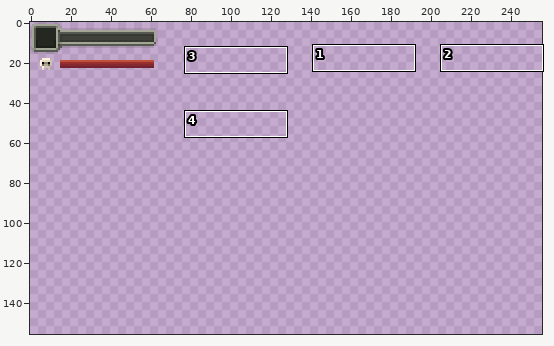
Two versions of one sprite sheet, android/assets/boss_hp.png. The first picture is a wide view before the edit; the outline marks the close-up.
Close-up. The starting point:
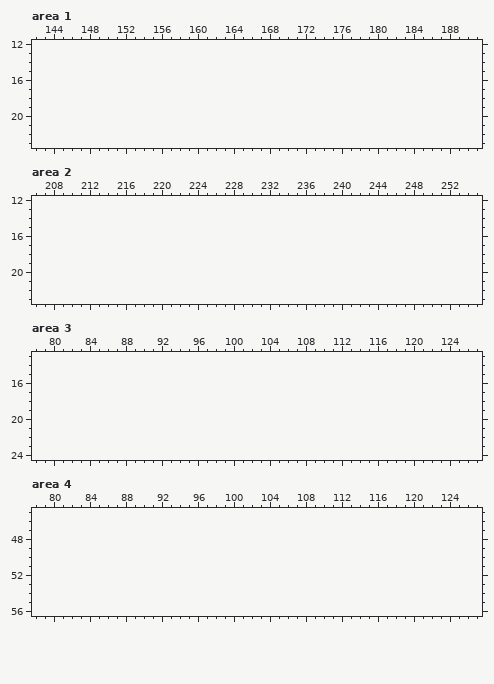
The file is 64x32 pixels. Colours within 5 levels of each other are drawn and written as one. Shown: area 1: x 142..191, y 12..23; area 2: x 206..255, y 12..23; area 3: x 78..127, y 13..24; area 4: x 78..127, y 45..56. The old version is drawn lined up with the new one, on the new canvas. The wide view leaves out empty margins. The commit also changed other parts of the picture, which this record leaves out.
The result:
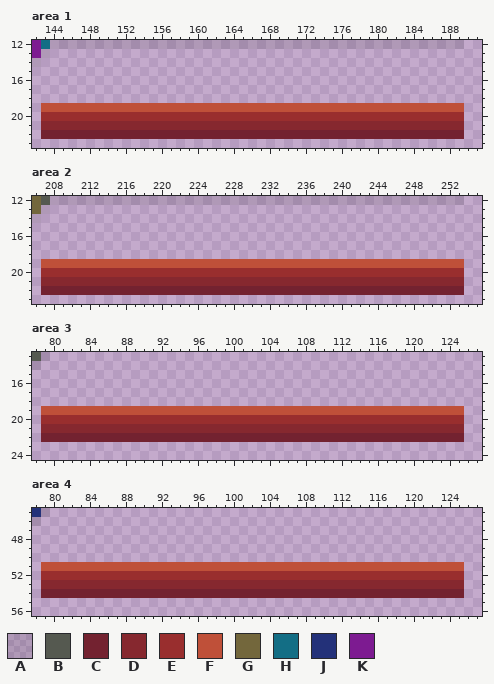
Palette (. is transparent): A #0000001a  B #555950  C #732230  D #86282f  E #992e2e  F #bf5039  G #73673c  H #136e85  J #233179  K #7d1b91
Edits made:
canvas 64x32 -> 256x175
Area 1:
y 12: x 142..189 ................................................ -> KHAAAAAAAAAAAAAAAAAAAAAAAAAAAAAAAAAAAAAAAAAAAAAA
y 13: x 142..143 .. -> KA
y 14: x 142 . -> A
y 19: x 143..189 ............................................... -> FFFFFFFFFFFFFFFFFFFFFFFFFFFFFFFFFFFFFFFFFFFFFFF
y 20: x 143..189 ............................................... -> EEEEEEEEEEEEEEEEEEEEEEEEEEEEEEEEEEEEEEEEEEEEEEE
y 21: x 143..189 ............................................... -> DDDDDDDDDDDDDDDDDDDDDDDDDDDDDDDDDDDDDDDDDDDDDDD
y 22: x 143..189 ............................................... -> CCCCCCCCCCCCCCCCCCCCCCCCCCCCCCCCCCCCCCCCCCCCCCC
Area 2:
y 12: x 206..253 ................................................ -> GBAAAAAAAAAAAAAAAAAAAAAAAAAAAAAAAAAAAAAAAAAAAAAA
y 13: x 206..207 .. -> GA
y 14: x 206 . -> A
y 19: x 207..253 ............................................... -> FFFFFFFFFFFFFFFFFFFFFFFFFFFFFFFFFFFFFFFFFFFFFFF
y 20: x 207..253 ............................................... -> EEEEEEEEEEEEEEEEEEEEEEEEEEEEEEEEEEEEEEEEEEEEEEE
y 21: x 207..253 ............................................... -> DDDDDDDDDDDDDDDDDDDDDDDDDDDDDDDDDDDDDDDDDDDDDDD
y 22: x 207..253 ............................................... -> CCCCCCCCCCCCCCCCCCCCCCCCCCCCCCCCCCCCCCCCCCCCCCC
Area 3:
y 13: x 78..79 .. -> BA
y 14: x 78 . -> A
y 19: x 79..125 ............................................... -> FFFFFFFFFFFFFFFFFFFFFFFFFFFFFFFFFFFFFFFFFFFFFFF
y 20: x 79..125 ............................................... -> EEEEEEEEEEEEEEEEEEEEEEEEEEEEEEEEEEEEEEEEEEEEEEE
y 21: x 79..125 ............................................... -> DDDDDDDDDDDDDDDDDDDDDDDDDDDDDDDDDDDDDDDDDDDDDDD
y 22: x 79..125 ............................................... -> CCCCCCCCCCCCCCCCCCCCCCCCCCCCCCCCCCCCCCCCCCCCCCC
Area 4:
y 45: x 78..79 .. -> JA
y 46: x 78 . -> A
y 51: x 79..125 ............................................... -> FFFFFFFFFFFFFFFFFFFFFFFFFFFFFFFFFFFFFFFFFFFFFFF
y 52: x 79..125 ............................................... -> EEEEEEEEEEEEEEEEEEEEEEEEEEEEEEEEEEEEEEEEEEEEEEE
y 53: x 79..125 ............................................... -> DDDDDDDDDDDDDDDDDDDDDDDDDDDDDDDDDDDDDDDDDDDDDDD
y 54: x 79..125 ............................................... -> CCCCCCCCCCCCCCCCCCCCCCCCCCCCCCCCCCCCCCCCCCCCCCC
Changed places in both close-ups, as pixel boxes (x1, y1, x2, y2):
added: (32, 40, 464, 67)
added: (41, 103, 464, 139)
added: (32, 196, 464, 223)
added: (41, 259, 464, 295)
added: (32, 352, 50, 370)
added: (41, 406, 464, 442)
added: (32, 508, 50, 526)
added: (41, 562, 464, 598)
